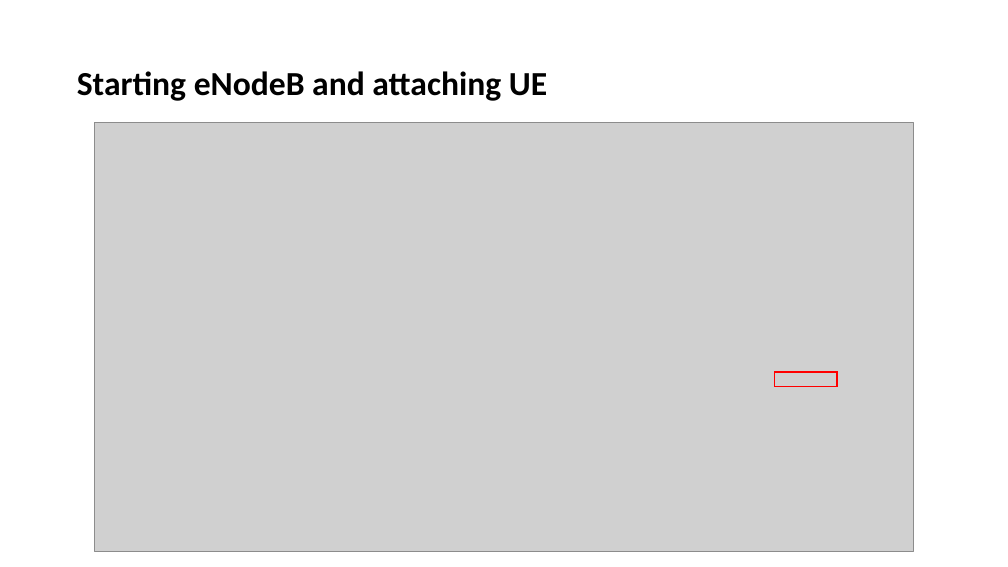
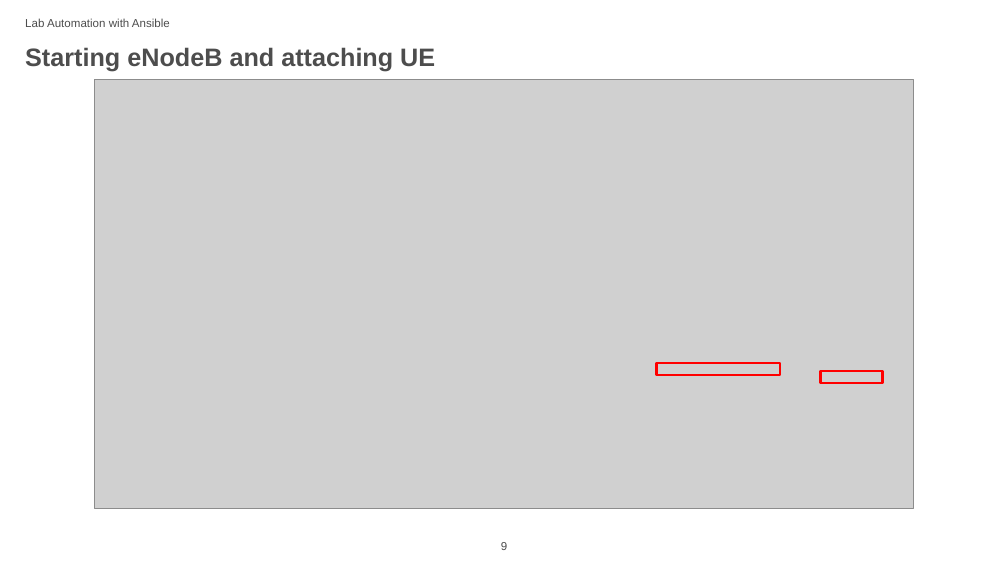
Before and after one commit to harshal-vaze/Automation-with-Ansible, a slide deck: slide 9 of Lab Automation.pptx (slide 5 before the commit). Drawn at 1008x567 pixels with LibreOffice and Linux fonts; fonts in the diff are those of the drawing; grey boxes stand for pictures; background and template pictures are left out. Boxes give left, top, right and bottom in pixels: in the first picture for what was removed or moved away, otherwise in the second. Text is boxed around its words. In the diff, an @@ line names an element or a change of style, - is before the commit and + after.

Commit message:
PPT

```diff
--- a/Lab Automation.pptx
+++ b/Lab Automation.pptx
@@ text added at bbox=[25, 18, 170, 27], 11 pt, text #4D4D4D @@
+Lab Automation with Ansible
@@ title "Starting eNodeB and attaching UE": place and size @@
-title "Starting eNodeB and attaching UE" at bbox=[77, 71, 547, 101]
+title "Starting eNodeB and attaching UE" at bbox=[25, 47, 435, 72]
@@ title "Starting eNodeB and attaching UE" at bbox=[25, 47, 435, 72]: size 32 to 24 pt, font Calibri to Arial, text colour #000000 to #4D4D4D; vertical alignment middle to top @@
@@ picture: place and size @@
-picture at bbox=[95, 123, 913, 552]
+picture at bbox=[95, 79, 913, 509]
@@ rectangle added at bbox=[656, 363, 780, 375], outline #FF0000 2.25 pt @@
@@ rectangle: place and size @@
-rectangle at bbox=[774, 372, 837, 386]
+rectangle at bbox=[820, 371, 882, 383]
@@ rectangle at bbox=[820, 371, 882, 383]: outline #FF0000 1.5 pt to #FF0000 2.25 pt @@
@@ page number added at bbox=[501, 542, 507, 550], 11 pt, text #4B4B4B @@
+9
```
Also in this commit, not shown: 3 other slides changed, 15 slides added, 1 slide removed, 1 other file.
